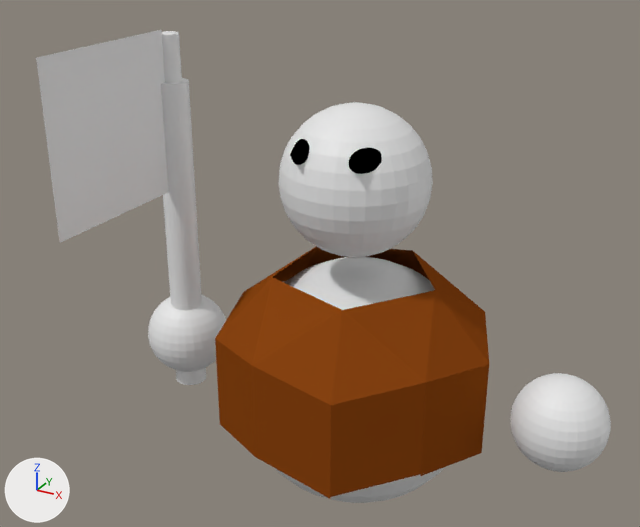
What one commit did to the Blender file Assets/Enemies/Blend Files/OrcBrute.blend.
Rendered twice from a camera (50 mm lens) standing at (5.42, -10.36, 9.05) and looking at (-0.23, -0.08, 3.9). Lighting does not change. The marker at lower left points along +X, +Y and +Z.
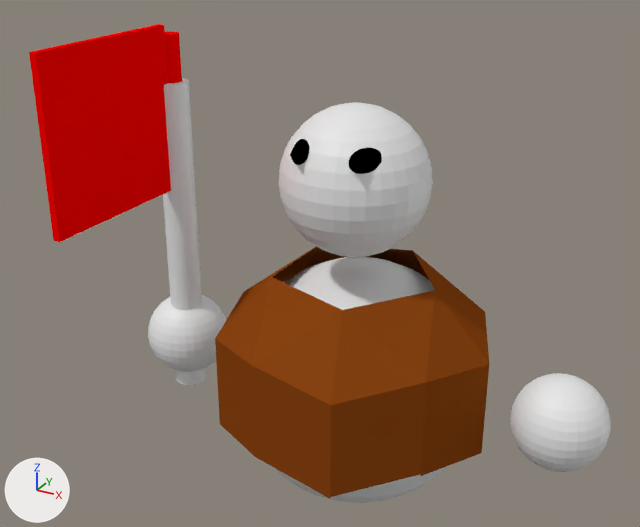
Changed parts and their boxes [x1, y1, x2, y2] in the pictures (640 x 527 px):
'Cylinder.001', reshaped: before [162, 31, 182, 83]; after [29, 24, 182, 242]
part 1 of me_cylinder_001, added (red): after [29, 24, 171, 242]
part 2 of me_cylinder_001, recoloured (grey to red): [165, 31, 182, 83] in both
'Plane', unchanged, covered by the edit: before [36, 30, 169, 243]; after [60, 192, 168, 243]

The edits, one by one:
Material 'Material' (mat_material) is new.
Its base color is (1.0, 0.000827, 0.0) (red #ff0300).
me_cylinder_001 is used by ob_cylinder_001; location (-2.96, 0.25, 6.52); scale (1.56, 1.56, 1.56).
me_cylinder_001 had 64 vertices, 34 faces and spanned x -0.1..0.1, y -0.1..0.1, z -0.25..0.25.
me_cylinder_001 now has 72 vertices, 40 faces and spans x -0.1..0.1, y -1.711..0.1, z -1.263..0.34.
me_cylinder_001 part 1: a new loose piece, a box spanning x -0.039..0.03, y -1.711..-0.091, z -1.263..0.34, in mat_material (red #ff0300).
me_cylinder_001 part 2: 34 faces spanning x -0.1..0.1, y -0.1..0.1, z -0.25..0.25 switch from no material to mat_material (red #ff0300).
